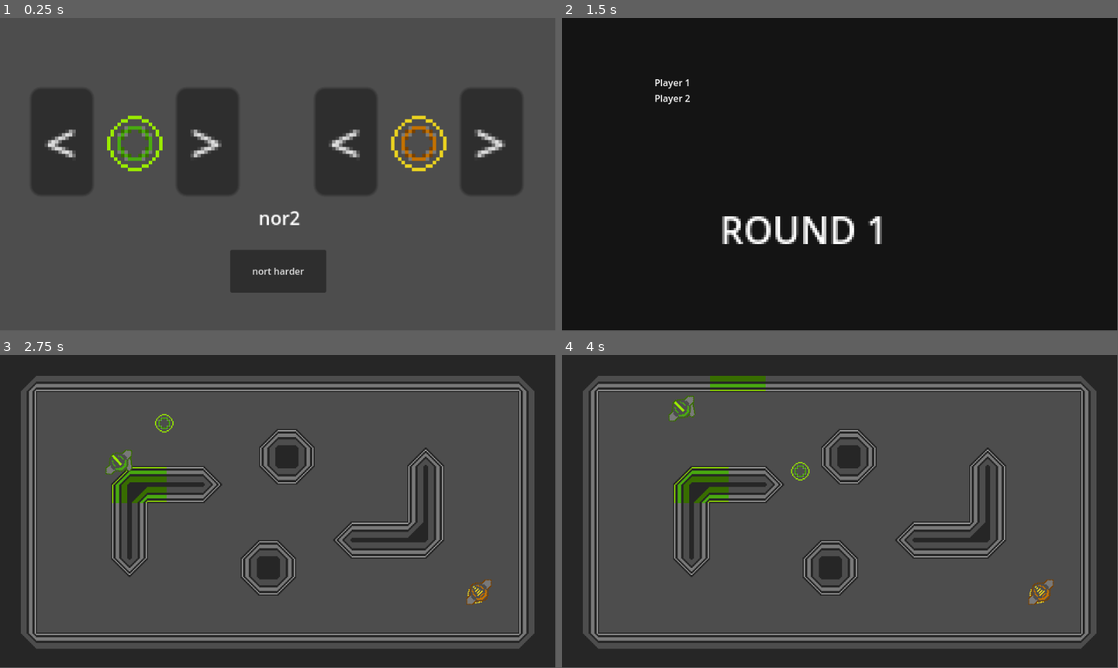
Above: before the commit, frames 1-4 (two rows, left to right).
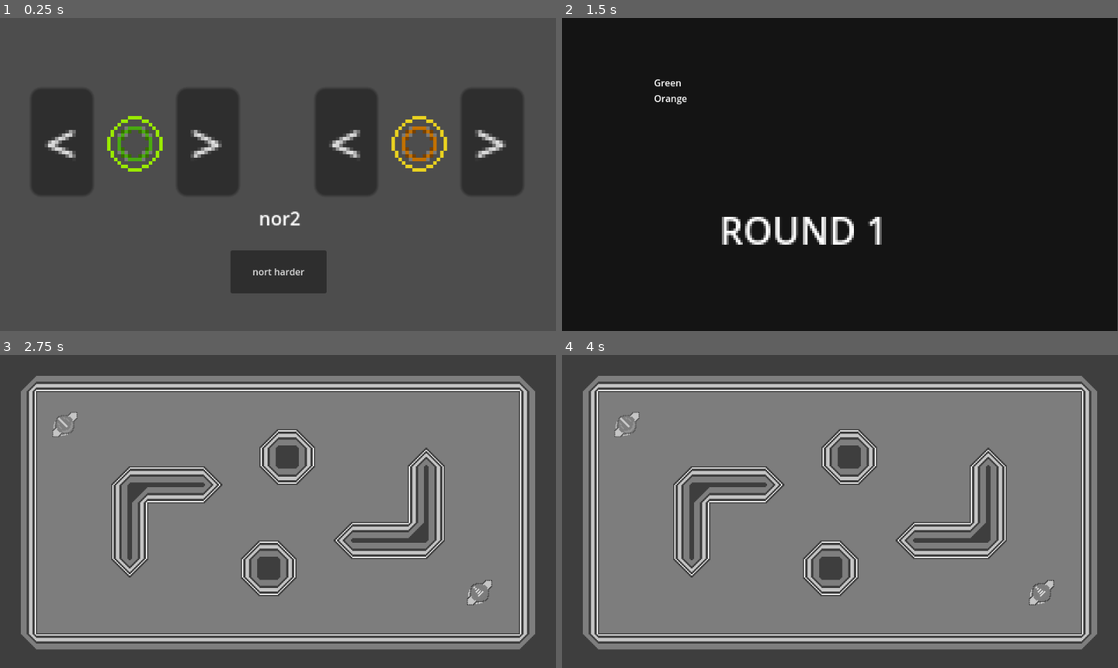
Above: after the commit, the same moments.

Repository: catgirl-software/nor2
Game: Godot game, scene res://scenes/game_scenes/title.tscn
Two runs of this game, one before a commit and one after it. Both use one fixed random seed, a clock stepped at 60 frames per second and the inputs below.
Inputs (mouse positions are in pixels of both pictures, inside the frame that each line leads up to):
- Up to frame 1 (0.25 s): no input
- Up to frame 2 (1.5 s): click "nort harder" at 0.5 s; tap Enter at 1.25 s; move the mouse to (962, 158) at 1.27 s; hold D (keyboard_right) from 1.28 s (still down); tap Space (keyboard_throw) at 1.35 s; click (962, 158) at 1.42 s
- Up to frame 3 (2.75 s): move the mouse to (166, 527) at 2.02 s; release D (keyboard_right) at 2.03 s; hold S (keyboard_down) from 2.03 s (still down); tap Space (keyboard_throw) at 2.1 s
- Up to frame 4 (4 s): move the mouse to (895, 442) at 2.77 s; release S (keyboard_down) at 2.78 s; hold D (keyboard_right) 2.78-3.53 s; tap Space (keyboard_throw) at 2.85, 3.6 s; move the mouse to (812, 574) at 3.52 s; hold W (keyboard_up) from 3.53 s (still down); click (812, 574) at 3.67 s
In our replay, the window is 799x449 before the commit and 800x450 after it. These sizes can differ from the game's own. Grey fills any space a smaller window leaves; there, only what the larger window draws over its background counts as a difference.

The runs differ from the first frame. In frame 1, 1.0% of the frame differs, in the area x 8-91%, y 31-88%; in frame 2, 0.8%; in frame 3, 73%; in frame 4, 73%, in the area x 3-97%, y 6-95%.

Commit message:
Assorted changes for demo

Diff:
--- a/autoloads/score_tracker.gd
+++ b/autoloads/score_tracker.gd
@@ -3,11 +3,13 @@
 var scores : Dictionary
 #var scores_this_round : Array[Array]
 var threshold : int
+var winner : int = 0
 
 signal game_over(winner: int)
 
 func initialise(teams: Array[int], threshold: int = 10):
 	scores.clear()
+	winner = 0
 	#scores_this_round.clear()
 	for team in teams:
 		scores[team] = []
@@ -15,6 +17,8 @@
 
 func score(killer: int, victim: int):
 	scores[killer].append(victim)
+	if len(scores[killer]) >= threshold:
+		winner = killer
 
 func get_scores():
 	return scores
--- a/player.tscn
+++ b/player.tscn
@@ -1,9 +1,9 @@
 [gd_scene load_steps=9 format=3 uid="uid://wfu0ftpdkm2u"]
 
 [ext_resource type="Script" path="res://sprites/player.gd" id="1_dkxln"]
-[ext_resource type="Texture2D" uid="uid://3ue7iltvj20h" path="res://sprites/ase/norts.png" id="2_btav7"]
-[ext_resource type="Texture2D" uid="uid://dyvxxxrki1rue" path="res://sprites/ase/arm.png" id="2_jy5ev"]
-[ext_resource type="Texture2D" uid="uid://dd1rasmpuckf6" path="res://sprites/ase/discs_notrail.png" id="3_vpqyh"]
+[ext_resource type="Texture2D" uid="uid://dyvxxxrki1rue" path="res://sprites/ase/arm.png" id="2_77rcf"]
+[ext_resource type="Texture2D" uid="uid://dd1rasmpuckf6" path="res://sprites/ase/discs_notrail.png" id="3_crkmk"]
+[ext_resource type="Texture2D" uid="uid://3ue7iltvj20h" path="res://sprites/ase/norts.png" id="4_gv58l"]
 
 [sub_resource type="CircleShape2D" id="CircleShape2D_ax235"]
 radius = 9.0
--- a/project.godot
+++ b/project.godot
@@ -27,6 +27,7 @@
 
 window/size/viewport_width=960
 window/size/viewport_height=540
+window/stretch/mode="viewport"
 
 [editor_plugins]
 
@@ -168,7 +169,7 @@
 }
 joystick_2_throw={
 "deadzone": 0.5,
-"events": [Object(InputEventJoypadButton,"resource_local_to_scene":false,"resource_name":"","device":0,"button_index":0,"pressure":0.0,"pressed":false,"script":null)
+"events": [Object(InputEventJoypadButton,"resource_local_to_scene":false,"resource_name":"","device":1,"button_index":0,"pressure":0.0,"pressed":false,"script":null)
 ]
 }
 
@@ -180,3 +181,5 @@
 [rendering]
 
 textures/canvas_textures/default_texture_filter=0
+rendering_device/driver="opengl3"
+renderer/rendering_method="gl_compatibility"
--- a/scenes/component_scenes/Int_ScoreBox.gd
+++ b/scenes/component_scenes/Int_ScoreBox.gd
@@ -4,7 +4,7 @@
 @export var scoring_sprite : Texture2D
 
 func init(player_name : String, scores : Array):
-	$NameLabel.text = player_name
+	$CenterContainer/NameLabel.text = player_name
 	print("Init scorebox for player ", player_name, " scores:", scores)
 	for score in scores:
 		print("loop!")
--- a/scenes/component_scenes/Int_ScoreBox.tscn
+++ b/scenes/component_scenes/Int_ScoreBox.tscn
@@ -13,7 +13,10 @@
 script = ExtResource("1_4uw5f")
 scoring_sprite = ExtResource("1_orw7a")
 
-[node name="NameLabel" type="RichTextLabel" parent="."]
+[node name="CenterContainer" type="CenterContainer" parent="."]
+layout_mode = 2
+
+[node name="NameLabel" type="RichTextLabel" parent="CenterContainer"]
 custom_minimum_size = Vector2(100, 0)
 layout_mode = 2
 size_flags_horizontal = 0
--- a/scenes/game_scenes/intermission.tscn
+++ b/scenes/game_scenes/intermission.tscn
@@ -6,11 +6,27 @@
 resource_name = "intermission"
 script/source = "extends Control
 
+var colour_from_num : Dictionary = {
+	1 : \"Green\",
+	2 : \"Orange\",
+	3 : \"Blue\",
+	4 : \"Purple\"
+}
+
+func _ready():
+	if ScoreTracker.winner > 0:
+		$AnimationPlayer.queue_free()
+		$RichTextLabel.text = colour_from_num[ScoreTracker.winner] + \" wins!\"
+		$Restart.visible = true
 func add_round_number():
 	$RichTextLabel.text += \" \" + str(RoundHandler.get_round_number())
 
 func next_round():
 	RoundHandler.go_to_level()
+
+
+func _on_restart_pressed():
+	get_tree().change_scene_to_file(\"res://scenes/game_scenes/title.tscn\")
 "
 
 [sub_resource type="Animation" id="Animation_kqas1"]
@@ -43,6 +59,8 @@
 anchors_preset = 15
 anchor_right = 1.0
 anchor_bottom = 1.0
+offset_left = -1.0
+offset_right = -1.0
 grow_horizontal = 2
 grow_vertical = 2
 script = SubResource("GDScript_75p46")
@@ -79,3 +97,15 @@
 offset_top = 100.0
 offset_right = -160.0
 script = ExtResource("1_cpl26")
+
+[node name="Restart" type="Button" parent="."]
+visible = false
+modulate = Color(4, 4, 4, 1)
+layout_mode = 0
+offset_left = 725.0
+offset_top = 467.0
+offset_right = 941.0
+offset_bottom = 522.0
+text = "Restart"
+
+[connection signal="pressed" from="Restart" to="." method="_on_restart_pressed"]
--- a/scenes/game_scenes/map1.tscn
+++ b/scenes/game_scenes/map1.tscn
@@ -1,8 +1,20 @@
-[gd_scene load_steps=4 format=3 uid="uid://bfnwt42vmm3lr"]
+[gd_scene load_steps=9 format=3 uid="uid://bfnwt42vmm3lr"]
 
+[ext_resource type="Shader" path="res://lum.gdshader" id="1_o6ocy"]
 [ext_resource type="TileSet" uid="uid://bj7wm5ul8muam" path="res://sprites/wall_tileset.tres" id="1_ytix1"]
+[ext_resource type="Script" path="res://sprites/Lum.gd" id="2_3o03e"]
 [ext_resource type="Script" path="res://sprites/ColourableTiles.gd" id="2_v8a56"]
 [ext_resource type="PackedScene" uid="uid://wfu0ftpdkm2u" path="res://player.tscn" id="3_l8p3q"]
+
+[sub_resource type="ShaderMaterial" id="ShaderMaterial_a4pnx"]
+shader = ExtResource("1_o6ocy")
+shader_parameter/amount = null
+
+[sub_resource type="Gradient" id="Gradient_2uk7l"]
+offsets = PackedFloat32Array(0.996997, 1)
+
+[sub_resource type="GradientTexture1D" id="GradientTexture1D_mljo5"]
+gradient = SubResource("Gradient_2uk7l")
 
 [node name="map1" type="Node2D"]
 
@@ -18,8 +30,16 @@
 
 [node name="p1" parent="." instance=ExtResource("3_l8p3q")]
 position = Vector2(56, 60)
+input_type = 1
 
 [node name="p2" parent="." instance=ExtResource("3_l8p3q")]
 position = Vector2(414, 205)
-input_type = 1
+input_type = 2
 team = 2
+
+[node name="TextureRect" type="TextureRect" parent="."]
+material = SubResource("ShaderMaterial_a4pnx")
+offset_right = 505.0
+offset_bottom = 301.0
+texture = SubResource("GradientTexture1D_mljo5")
+script = ExtResource("2_3o03e")
--- a/scenes/game_scenes/title.tscn
+++ b/scenes/game_scenes/title.tscn
@@ -11,7 +11,7 @@
 func start_game():
 	if $p1.team == $p2.team:
 		return
-	ScoreTracker.initialise([$p1.team, $p2.team], 3)
+	ScoreTracker.initialise([$p1.team, $p2.team], 5)
 	RoundHandler.start()
 "
 
--- a/scripts/Intermission_ScoreContainer.gd
+++ b/scripts/Intermission_ScoreContainer.gd
@@ -9,5 +9,5 @@
 	for score_set in scores:
 		var node = scorebox.instantiate()
 		print("Spawning scorebox for player ", score_set, " scores:", scores[score_set])
-		(node as Int_ScoreBox).init("Player " + str(score_set), scores[score_set])
+		(node as Int_ScoreBox).init(get_parent().colour_from_num[score_set], scores[score_set])
 		add_child(node)
--- a/sprites/Lum.gd
+++ b/sprites/Lum.gd
@@ -7,4 +7,4 @@
 
 func ball_speed_changed(delta):
 	total_speed += delta
-	self.material.set_shader_parameter("amount", total_speed / 80)
+	self.material.set_shader_parameter("amount", total_speed / 700)
--- a/sprites/disc.gd
+++ b/sprites/disc.gd
@@ -2,8 +2,8 @@
 class_name Disc
 
 const ACCELERATION : float = 1.2
-const STARTING_SPEED : int = 60
-const MAX_VEL : int = 100
+const STARTING_SPEED : int = 100
+const MAX_VEL : int = 400
 const MAX_VEL_SQUARED : int = MAX_VEL * MAX_VEL
 
 var vel: Vector2
Not shown: 1 places in player.tscn that only renumber resources
